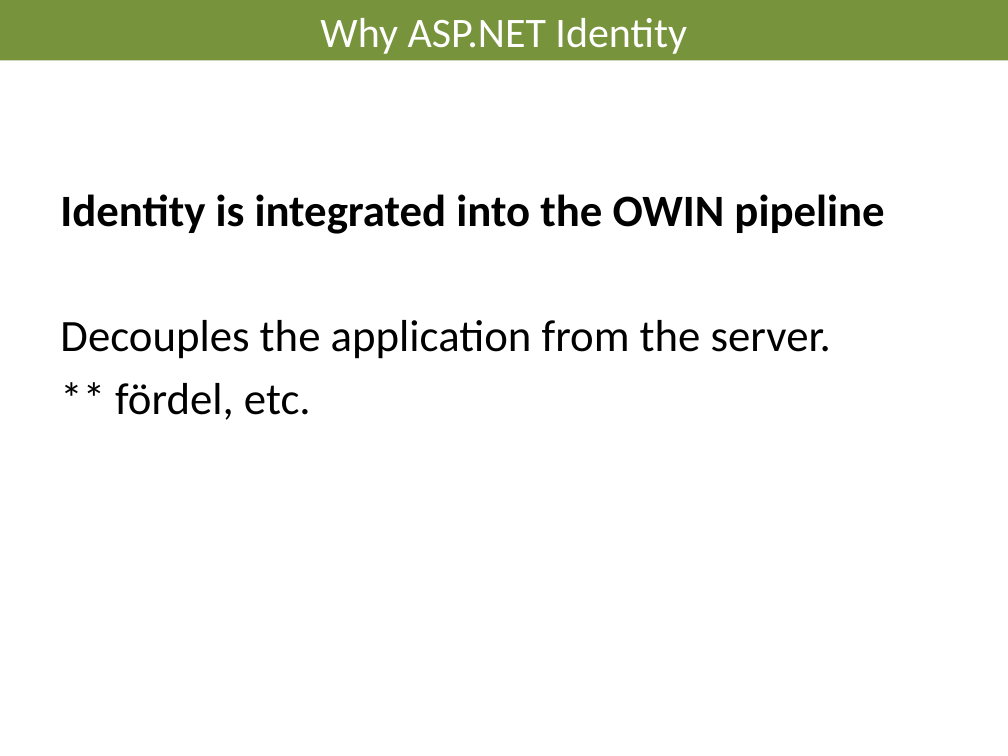
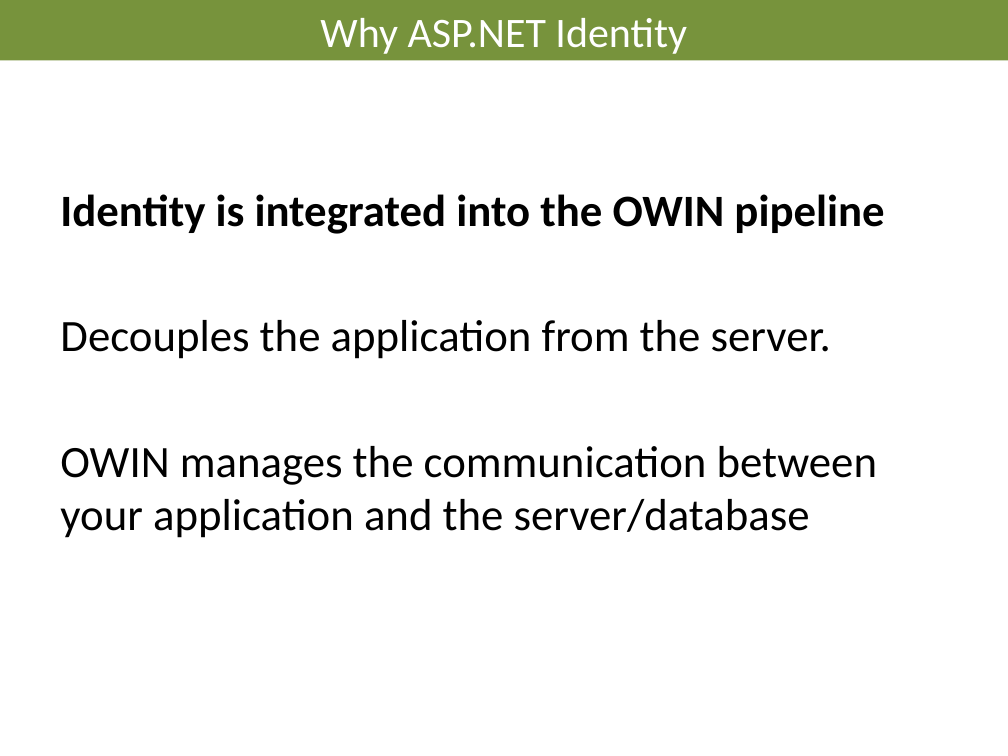
Before and after one commit to AndreasElffors/IdentityTemplate, a slide deck: slide 9 of Documents/Identity-Introduction.pptx (slide 8 before the commit). Drawn at 1008x756 pixels with LibreOffice and Linux fonts; fonts in the diff are those of the drawing; background and template pictures are left out. Boxes give left, top, right and bottom in pixels: in the first picture for what was removed or moved away, otherwise in the second. Text is boxed around its words. In the diff, an @@ line names an element or a change of style, - is before the commit and + after.

```diff
--- a/Documents/Identity-Introduction.pptx
+++ b/Documents/Identity-Introduction.pptx
@@ text at <box>60,446,877,538</box>: text changed @@
-** fördel, etc.
+OWIN manages the communication between your application and the server/database
```
Also in this commit, not shown: 7 other slides changed, 6 slides added, 1 slide removed.
